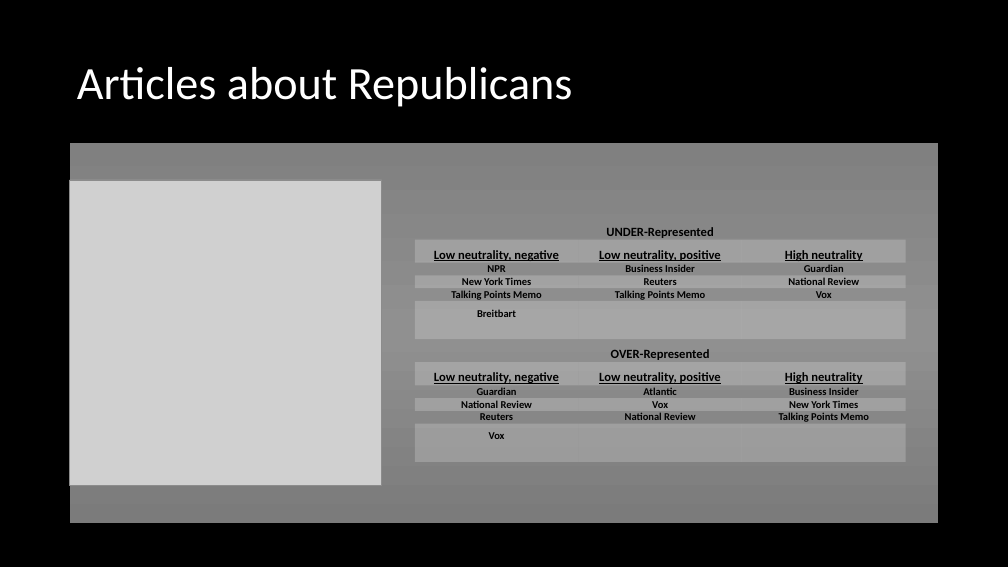
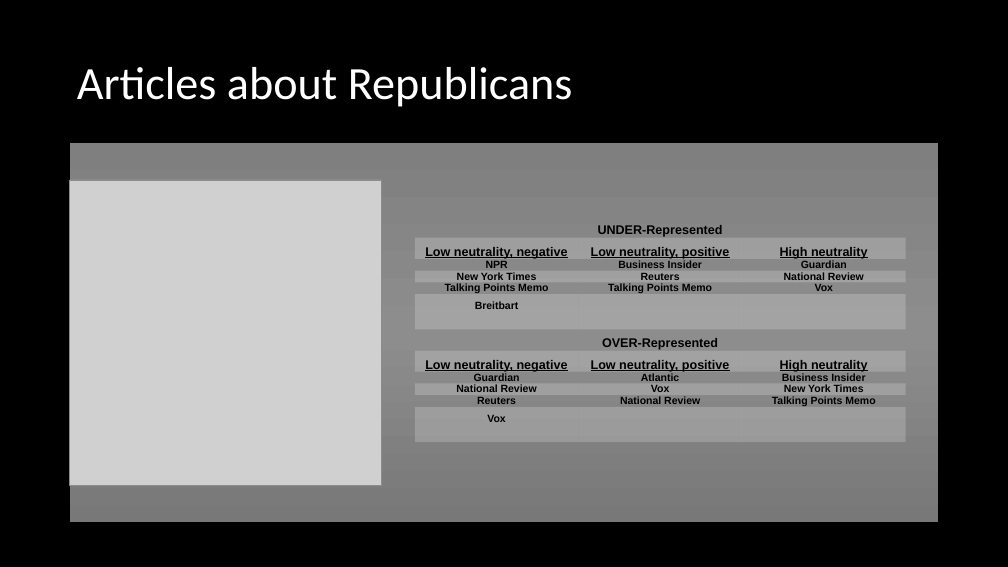
Before and after one commit to jrizcallah/Springboard, a slide deck: slide 27 of Springboard/capstone2/reports/sentiment_bias_presentation.pptx (slide 24 before the commit). Drawn at 1008x567 pixels with LibreOffice and Linux fonts; fonts in the diff are those of the drawing; grey boxes stand for pictures. Boxes give left, top, right and bottom in pixels: in the first picture for what was removed or moved away, otherwise in the second. Text is boxed around its words. In the diff, an @@ line names an element or a change of style, - is before the commit and + after.

```diff
--- a/Springboard/capstone2/reports/sentiment_bias_presentation.pptx
+++ b/Springboard/capstone2/reports/sentiment_bias_presentation.pptx
@@ rectangle at bbox=[70, 143, 939, 523]: fill gradient #808080 to #909090 to #7C7C7C to gradient #7F7F7F to #8D8D8D to #787878; outline #000000 0.5 pt to #000000 0.75 pt @@
@@ table at bbox=[415, 216, 906, 449] @@
@@ font Calibri to Arial @@
@@ less space between paragraphs @@
```
Also in this commit, not shown: 26 other slides changed, 6 slides added, 2 slides removed, 29 other files.
